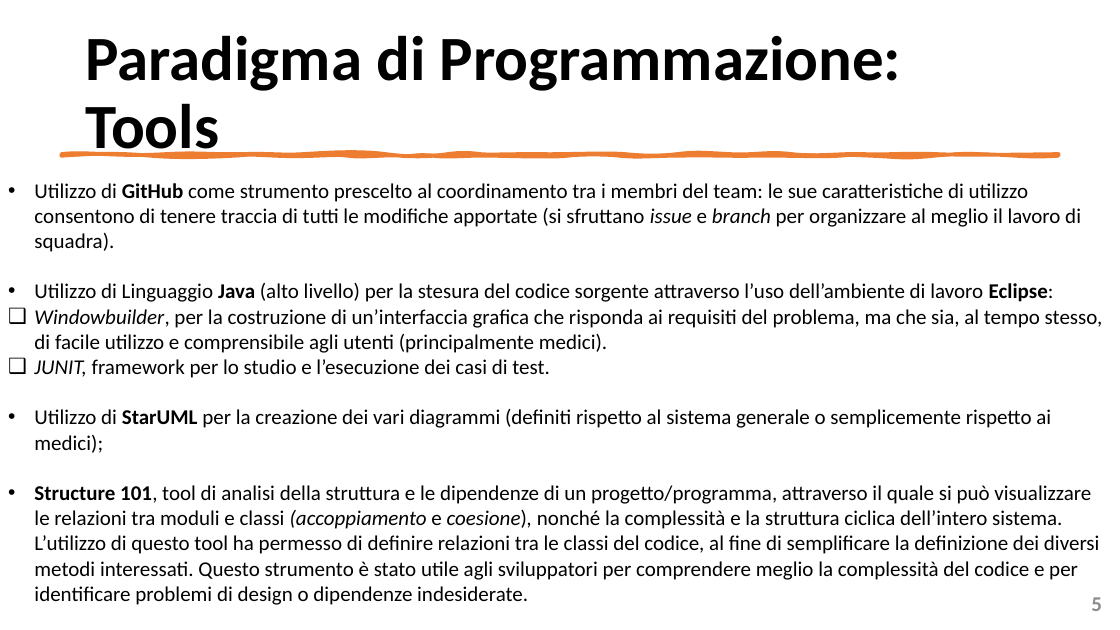
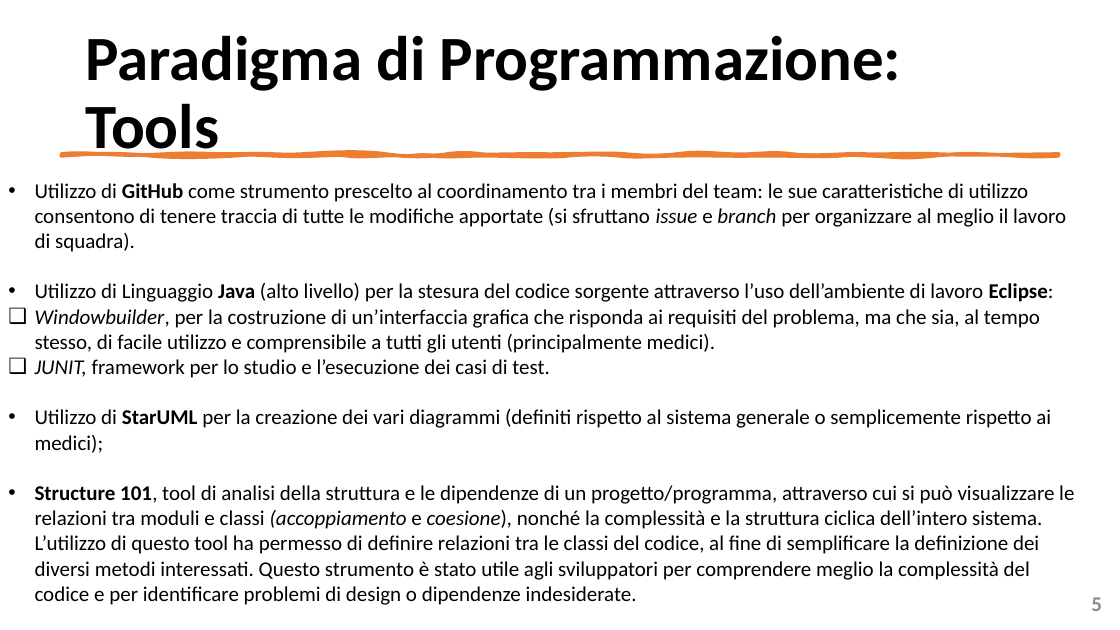
Before and after one commit to mangilimatteo/Progetto_Ingegneria_Software_Cattaneo_Mangili_Saini, a slide deck: slide 5 of Presentazione/Presentazione_Progetto.pptx. Drawn at 1120x630 pixels with LibreOffice and Linux fonts; fonts in the diff are those of the drawing. Boxes give left, top, right and bottom in pixels: in the first picture for what was removed or moved away, otherwise in the second. Text is boxed around its words. In the diff, an @@ line names an element or a change of style, - is before the commit and + after.

Commit message:
Update Presentazione

```diff
--- a/Presentazione/Presentazione_Progetto.pptx
+++ b/Presentazione/Presentazione_Progetto.pptx
@@ text at bbox=[35, 183, 1066, 252]: text changed @@
-• Utilizzo di GitHub come strumento prescelto al coordinamento tra i membri del team: le sue caratteristiche di utilizzo consentono di tenere traccia di tutti le modifiche apportate (si sfruttano issue e branch per organizzare al meglio il lavoro di squadra).
+• Utilizzo di GitHub come strumento prescelto al coordinamento tra i membri del team: le sue caratteristiche di utilizzo consentono di tenere traccia di tutte le modifiche apportate (si sfruttano issue e branch per organizzare al meglio il lavoro di squadra).
@@ text at bbox=[35, 309, 1040, 353]: text changed @@
-❑ Windowbuilder, per la costruzione di un’interfaccia grafica che risponda ai requisiti del problema, ma che sia, al tempo stesso, di facile utilizzo e comprensibile agli utenti (principalmente medici).
+❑ Windowbuilder, per la costruzione di un’interfaccia grafica che risponda ai requisiti del problema, ma che sia, al tempo stesso, di facile utilizzo e comprensibile a tutti gli utenti (principalmente medici).
@@ text at bbox=[35, 485, 1074, 605]: text changed @@
-• Structure 101, tool di analisi della struttura e le dipendenze di un progetto/programma, attraverso il quale si può visualizzare le relazioni tra moduli e classi (accoppiamento e coesione), nonché la complessità e la struttura ciclica dell’intero sistema. L’utilizzo di questo tool ha permesso di definire relazioni tra le classi del codice, al fine di semplificare la definizione dei diversi metodi interessati. Questo strumento è stato utile agli sviluppatori per comprendere meglio la complessità del codice e per identificare problemi di design o dipendenze indesiderate.
+• Structure 101, tool di analisi della struttura e le dipendenze di un progetto/programma, attraverso cui si può visualizzare le relazioni tra moduli e classi (accoppiamento e coesione), nonché la complessità e la struttura ciclica dell’intero sistema. L’utilizzo di questo tool ha permesso di definire relazioni tra le classi del codice, al fine di semplificare la definizione dei diversi metodi interessati. Questo strumento è stato utile agli sviluppatori per comprendere meglio la complessità del codice e per identificare problemi di design o dipendenze indesiderate.
```
Also in this commit, not shown: 10 other slides changed, 1 other file.
